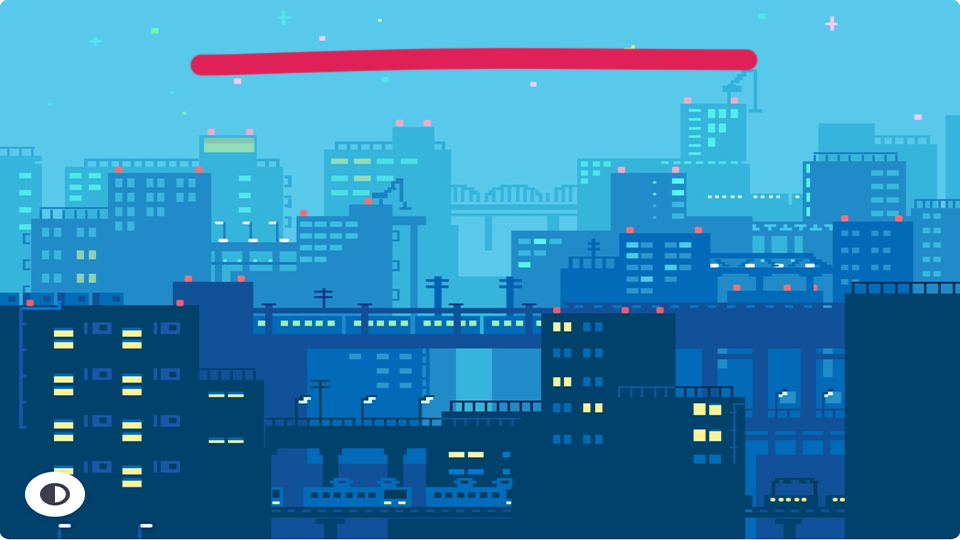
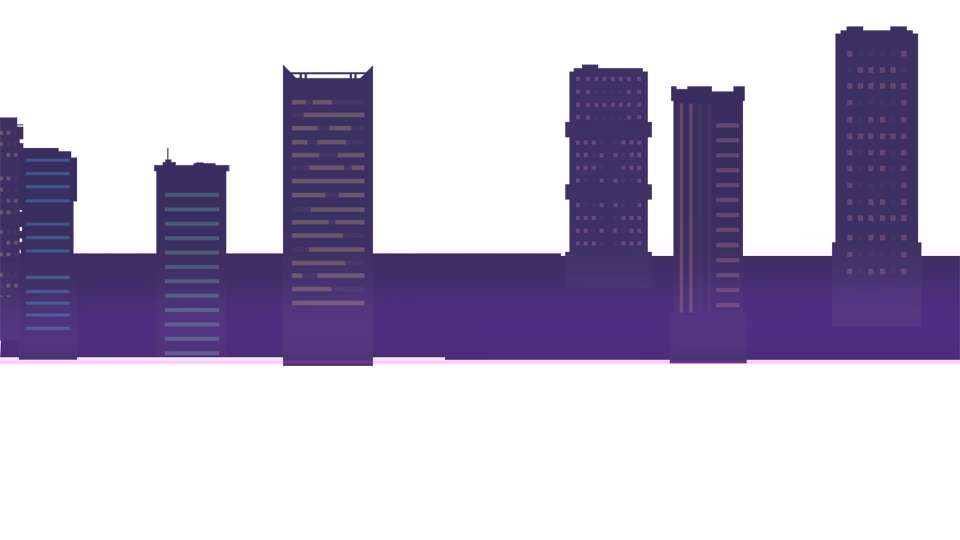
Layers edited between the first and the second w=960, h=540 image:
added layer "已插入图像" above "图层 0" over [0, 26, 960, 366]
